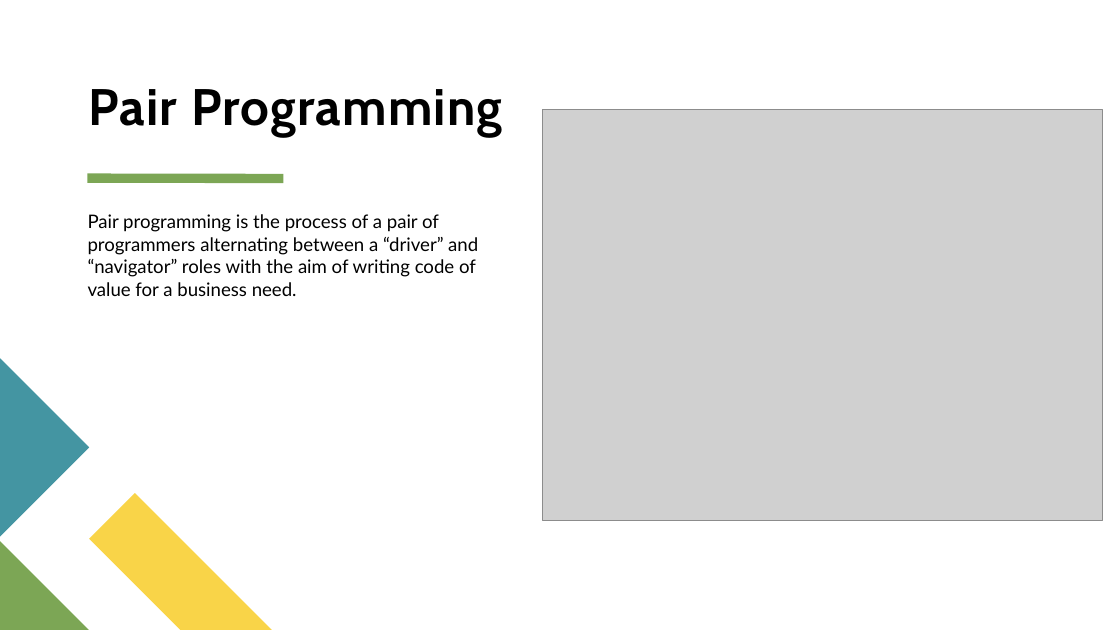
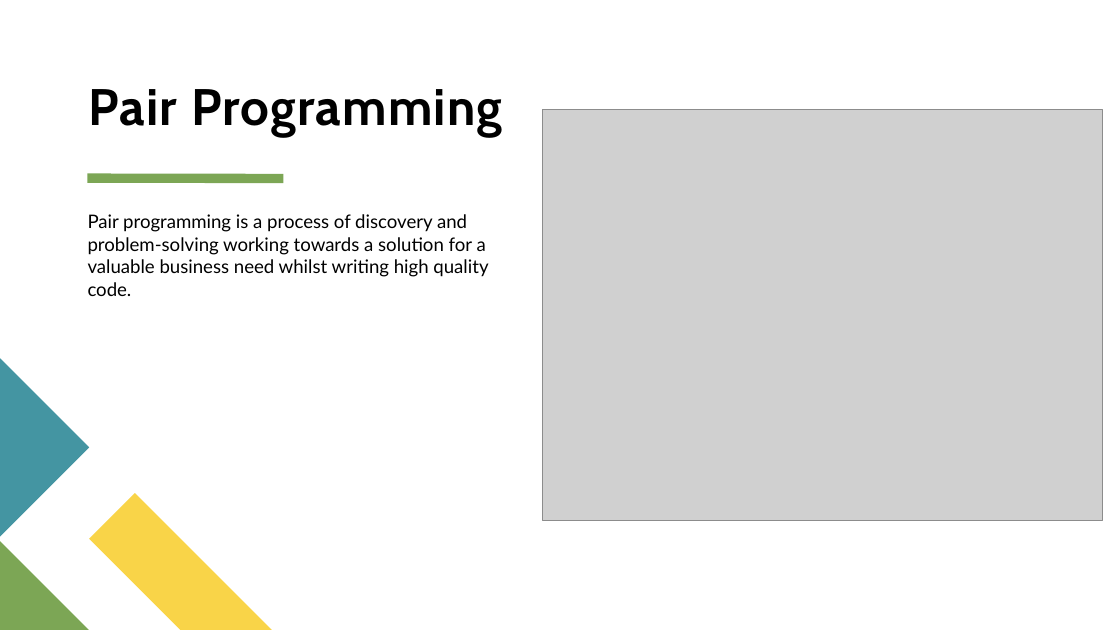
Before and after one commit to Steelstone3/Community-Of-Practice, a slide deck: slide 3 of presentations/Pair Programming.pptx. Drawn at 1120x630 pixels with LibreOffice and Linux fonts; fonts in the diff are those of the drawing; grey boxes stand for pictures. Boxes give left, top, right and bottom in pixels: in the first picture for what was removed or moved away, otherwise in the second. Text is boxed around its words. In the diff, an @@ line names an element or a change of style, - is before the commit and + after.

```diff
--- a/presentations/Pair Programming.pptx
+++ b/presentations/Pair Programming.pptx
@@ text at (88,214,488,296): text changed @@
-Pair programming is the process of a pair of programmers alternating between a “driver” and “navigator” roles with the aim of writing code of value for a business need.
+Pair programming is a process of discovery and problem-solving working towards a solution for a valuable business need whilst writing high quality code.
```
Also in this commit, not shown: 3 other slides changed, 1 slide added, 2 other files.
